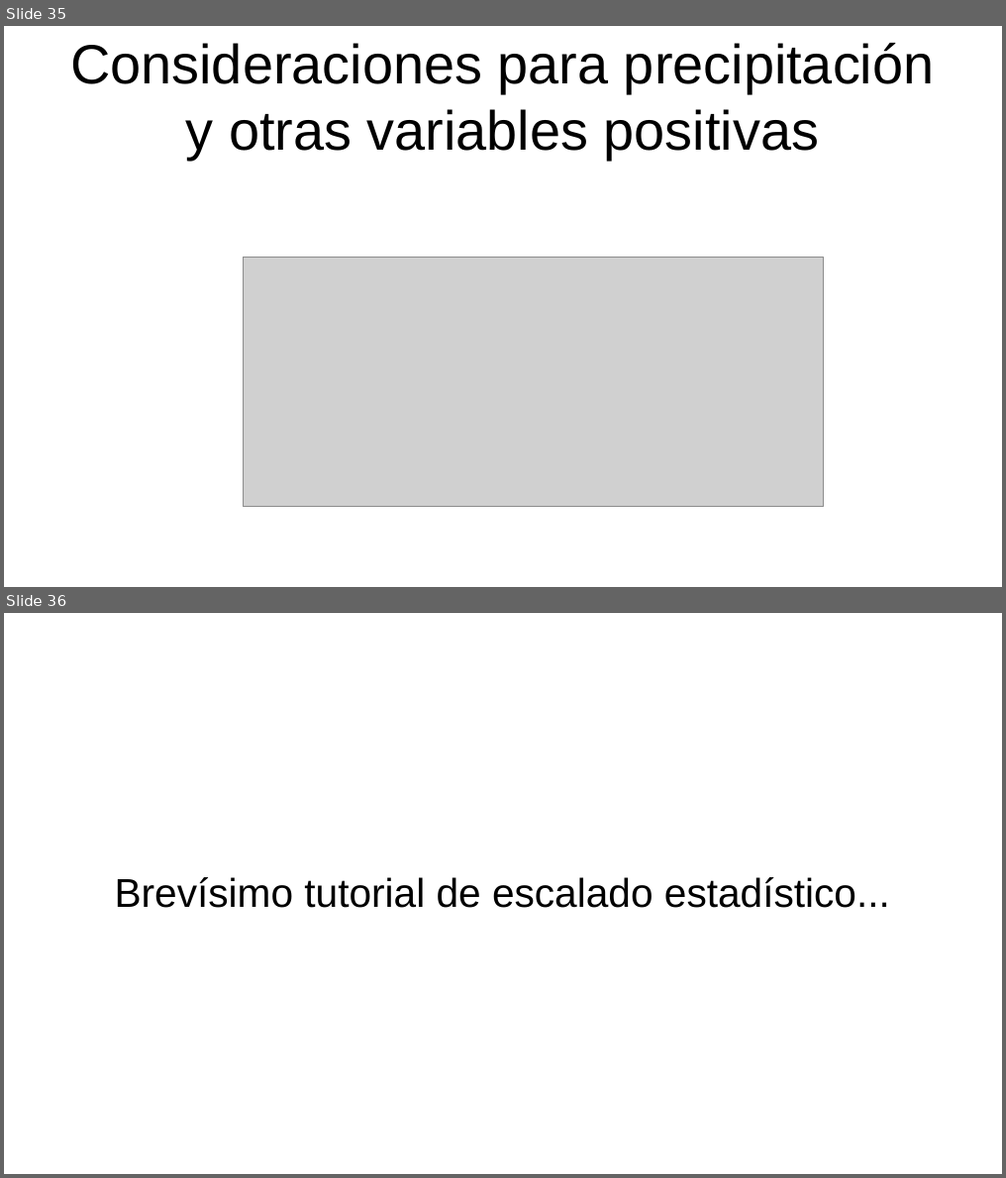
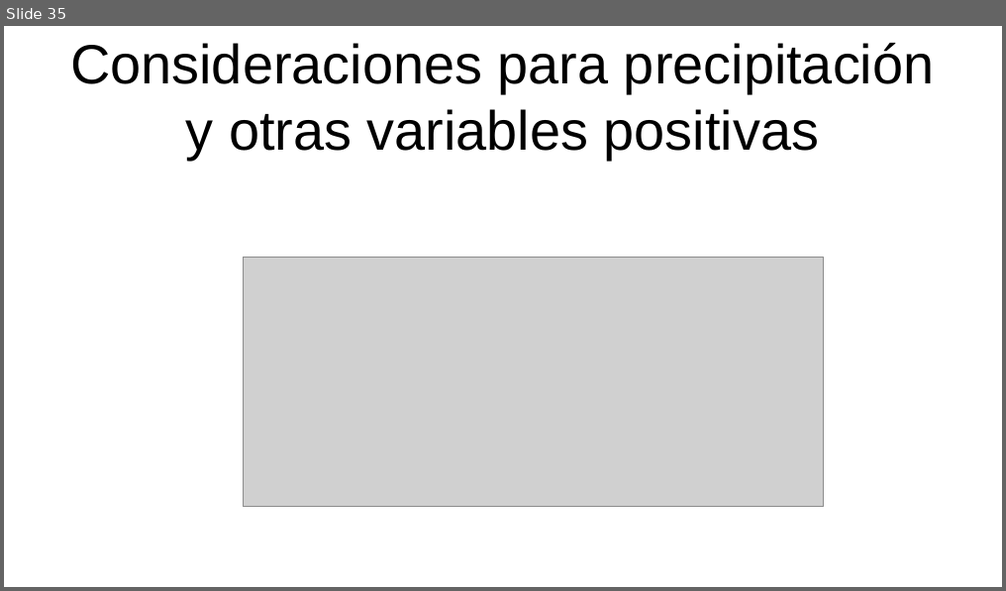
Before and after one commit to gerardommc/Ecologia-Teorica-II, a slide deck: Cambio-climatico/Escenarios.odp. Shown one above the other, each under a label of ours: slides 35 and 36 before the commit, slide 35 after it. The pictures are 1006x1178 and 1006x591 pixels, drawn with LibreOffice and Linux fonts; fonts in the diff are those of the drawing; grey boxes stand for pictures. Boxes give left, top, right and bottom in pixels: in the first picture for what was removed or moved away, otherwise in the second. Text is boxed around its words. In the diff, an @@ line names an element or a change of style, - is before the commit and + after.

Commit message:
Tutorial SDM

```diff
--- a/Cambio-climatico/Escenarios.odp
+++ b/Cambio-climatico/Escenarios.odp
@@ slide 36 removed at (x1=4, y1=613, x2=1002, y2=1174), background #FFFFFF @@
@@ text removed at (x1=115, y1=877, x2=890, y2=908) @@
-Brevísimo tutorial de escalado estadístico...
```
Also in this commit, not shown: 2 slides changed, 1 slide added, 2 other files.
